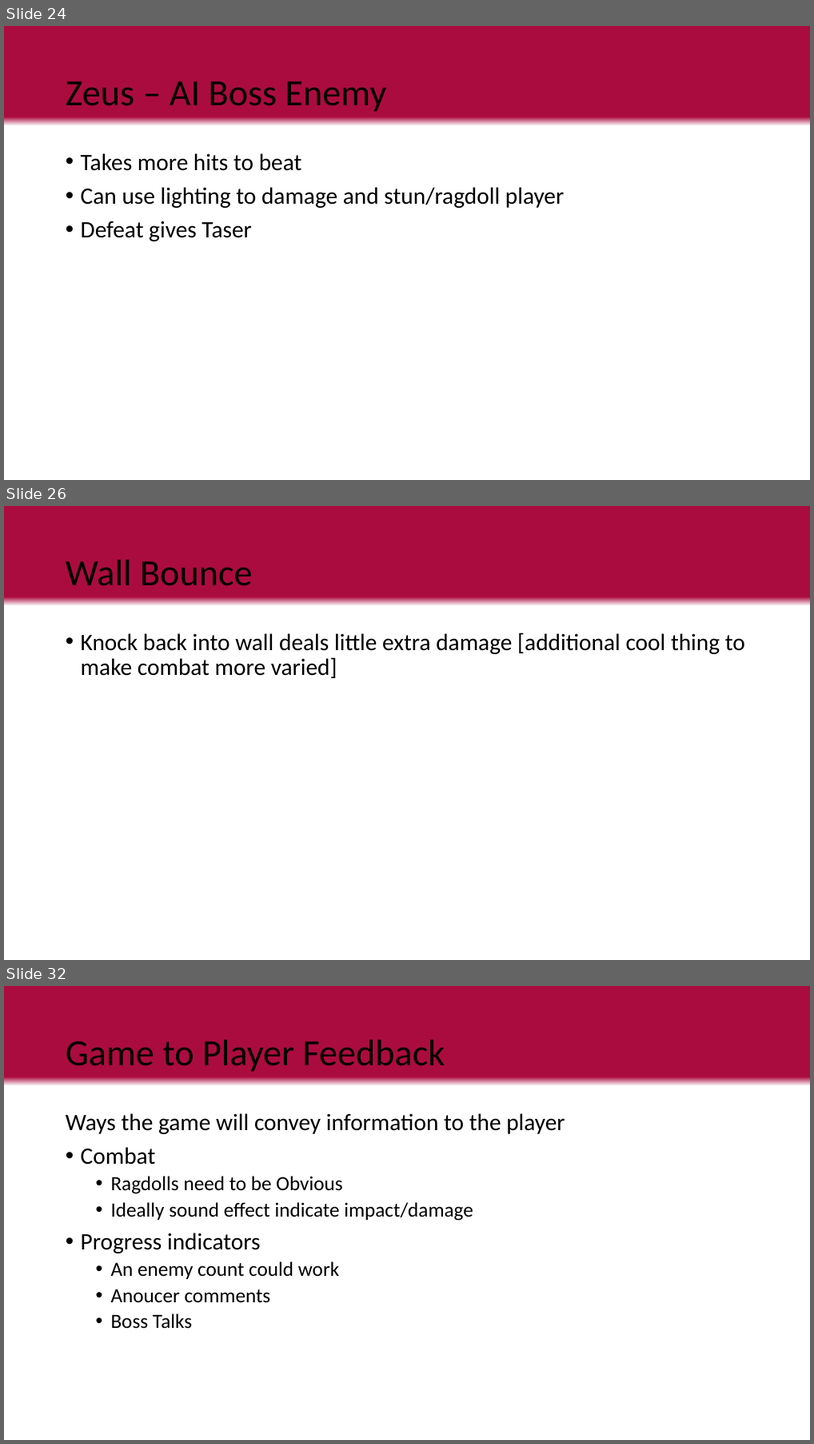
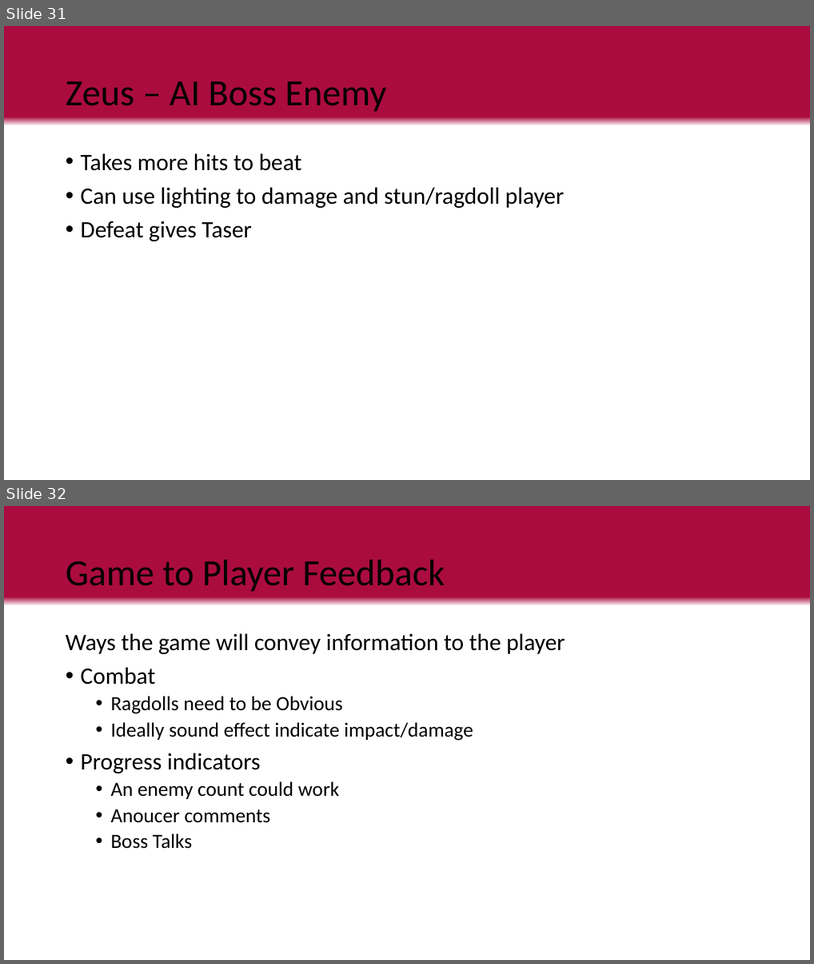
Before and after one commit to LuxRegem/Project_Clash-of-Cosplayers, a slide deck: Shared Documentation/Luke's Documents/Clash of Cos Team Pitch.pptx. Shown one above the other, each under a label of ours: slides 24, 26 and 32 before the commit, slides 31 and 32 after it; the slides between them are not shown. The pictures are 814x1444 and 814x964 pixels, drawn with LibreOffice and Linux fonts; fonts in the diff are those of the drawing. Boxes give left, top, right and bottom in pixels: in the first picture for what was removed or moved away, otherwise in the second. Text is boxed around its words. In the diff, an @@ line names an element or a change of style, - is before the commit and + after.

```diff
--- a/Shared Documentation/Luke's Documents/Clash of Cos Team Pitch.pptx
+++ b/Shared Documentation/Luke's Documents/Clash of Cos Team Pitch.pptx
@@ slide 26 removed at [4, 506, 810, 960], background gradient #AB0C3F to #FFFFFF @@
@@ title removed at [66, 560, 252, 586] @@
-Wall Bounce
@@ text removed at [81, 632, 746, 678] @@
-• Knock back into wall deals little extra damage [additional cool thing to make combat more varied]
@@ what was slide 24 is now slide 31 @@
```
Also in this commit, not shown: 2 slides changed, 6 slides added, 8 other slides removed.
